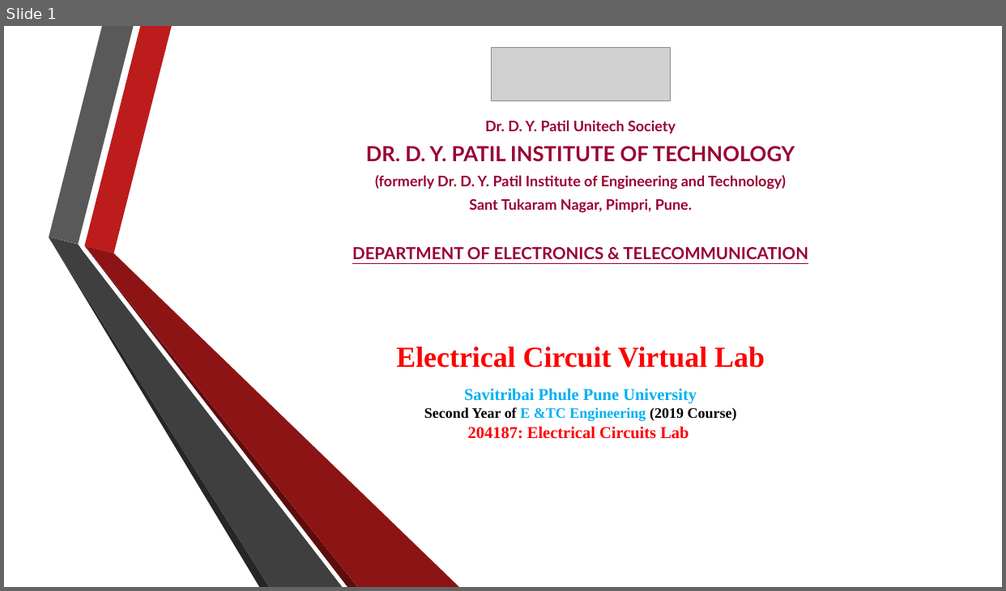
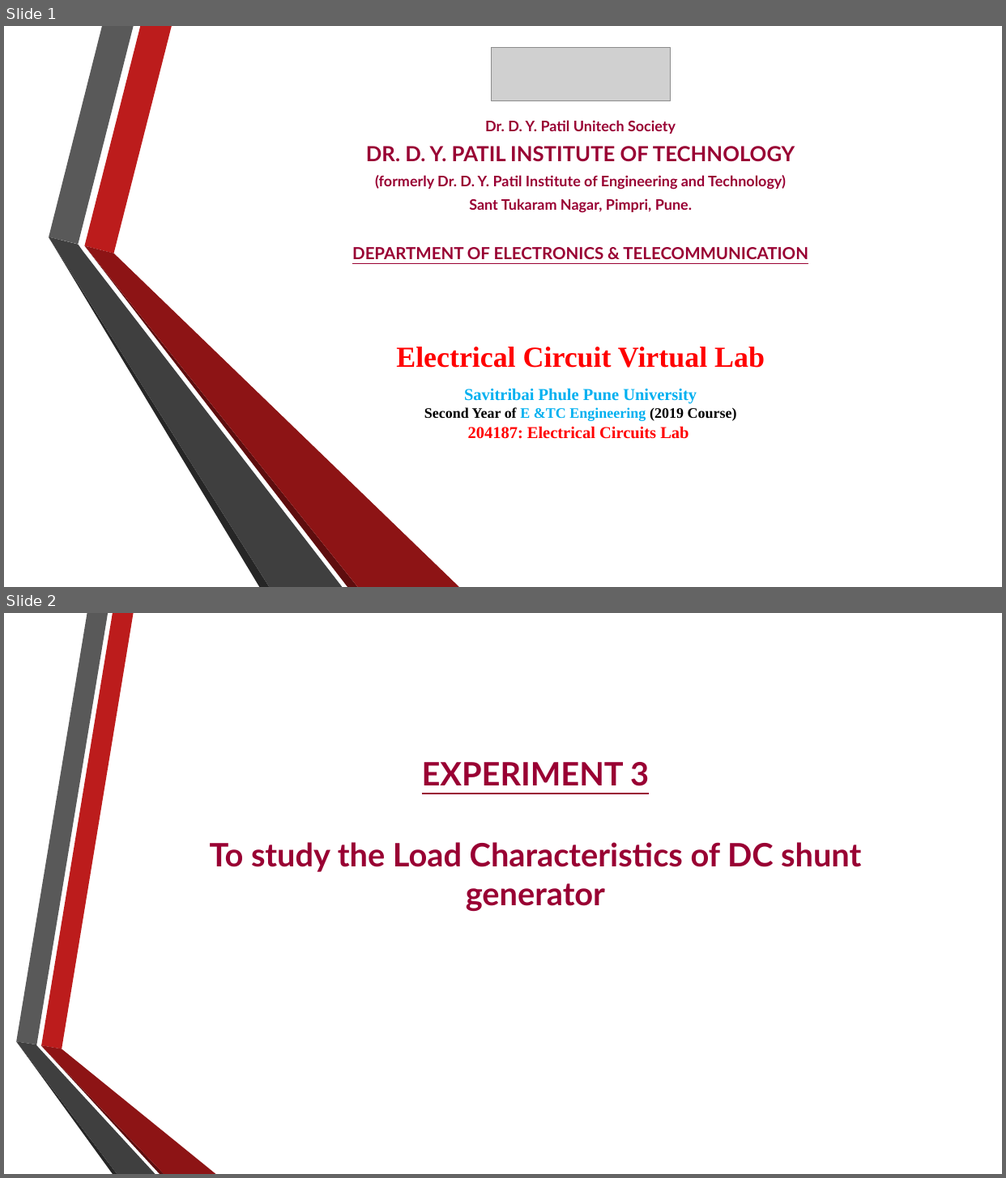
Before and after one commit to RahulAgrwal/Electrical-Virtual-lab, a slide deck: exp3/theoryimage/Procedure.pptx. Shown one above the other, each under a label of ours: slide 1 before the commit, slides 1 and 2 after it. The pictures are 1006x591 and 1006x1178 pixels, drawn with LibreOffice and Linux fonts; fonts in the diff are those of the drawing; grey boxes stand for pictures; background and template pictures are left out. Boxes give left, top, right and bottom in pixels: in the first picture for what was removed or moved away, otherwise in the second. Text is boxed around its words. In the diff, an @@ line names an element or a change of style, - is before the commit and + after.

```diff
--- a/exp3/theoryimage/Procedure.pptx
+++ b/exp3/theoryimage/Procedure.pptx
@@ slide 2 added at (x1=4, y1=613, x2=1002, y2=1174), background picture (left out) @@
@@ text added at (x1=210, y1=762, x2=861, y2=912), 31 pt, text #990033, bold @@
+EXPERIMENT 3
+To study the Load Characteristics of DC shunt generator
@@ group added at (x1=16, y1=613, x2=216, y2=1174): 6 freeform shapes @@
```
Also in this commit, not shown: 1 slide changed, 4 other slides added, 7 slides removed, 18 other files.
